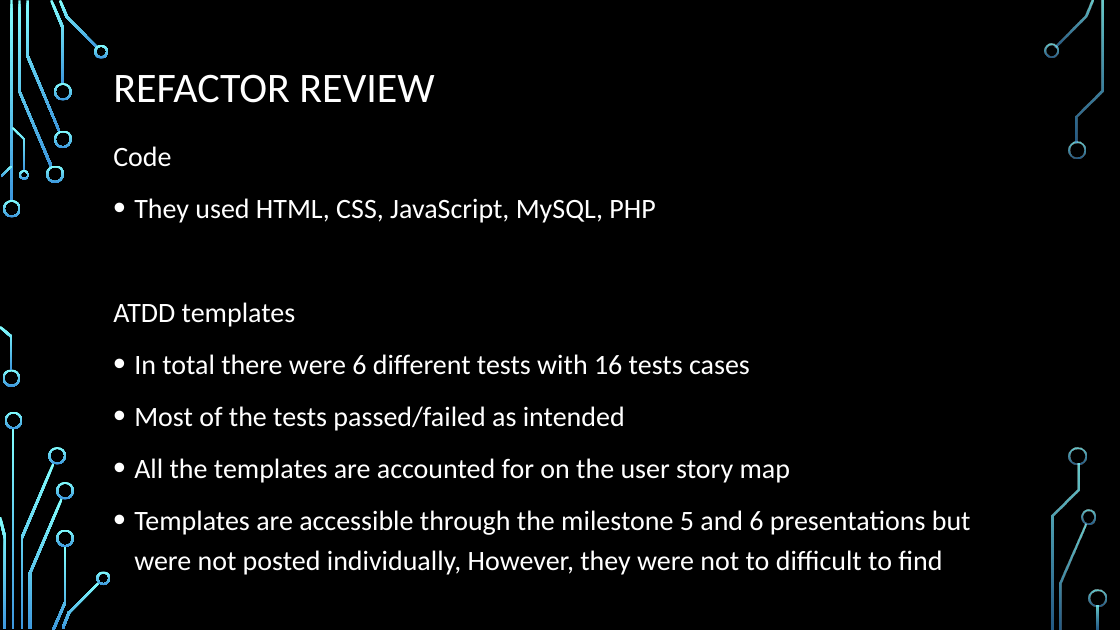
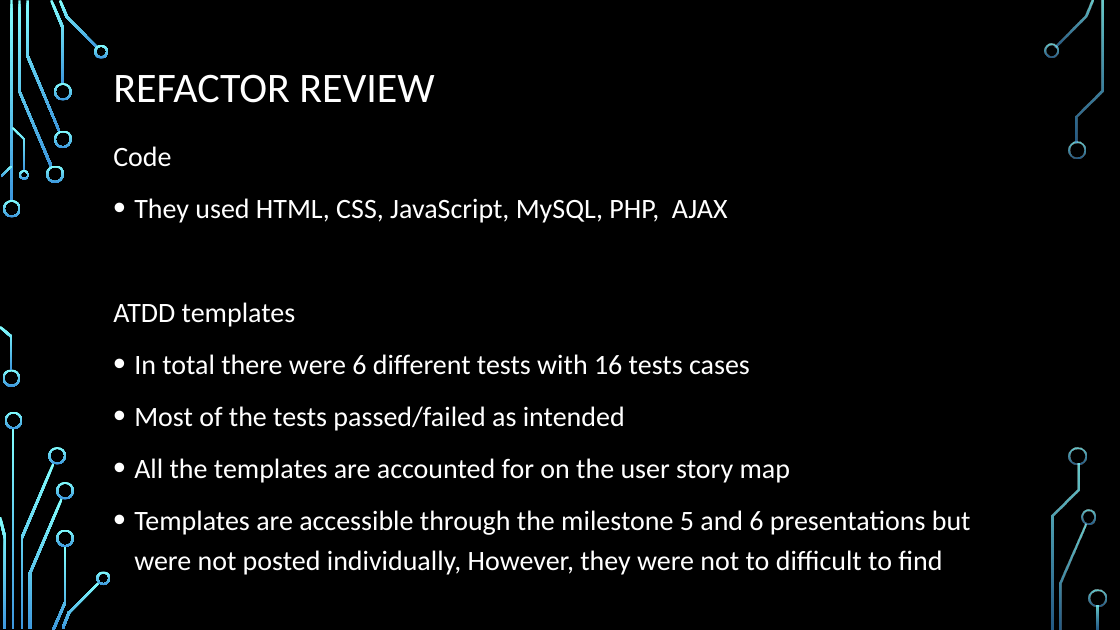
Before and after one commit to ureginastudent/PROJECT, a slide deck: slide 7 of Milestone 7/ENSE 470 Milestone 7.pptx (slide 8 before the commit). Drawn at 1120x630 pixels with LibreOffice and Linux fonts; fonts in the diff are those of the drawing; background and template pictures are left out. Boxes give left, top, right and bottom in pixels: in the first picture for what was removed or moved away, otherwise in the second. Text is boxed around its words. In the diff, an @@ line names an element or a change of style, - is before the commit and + after.

```diff
--- a/Milestone 7/ENSE 470 Milestone 7.pptx
+++ b/Milestone 7/ENSE 470 Milestone 7.pptx
@@ text at bbox=[134, 198, 728, 223]: text changed @@
-• They used HTML, CSS, JavaScript, MySQL, PHP
+• They used HTML, CSS, JavaScript, MySQL, PHP, AJAX
```
Also in this commit, not shown: 1 other slide changed, 4 slides added, 1 slide removed.
